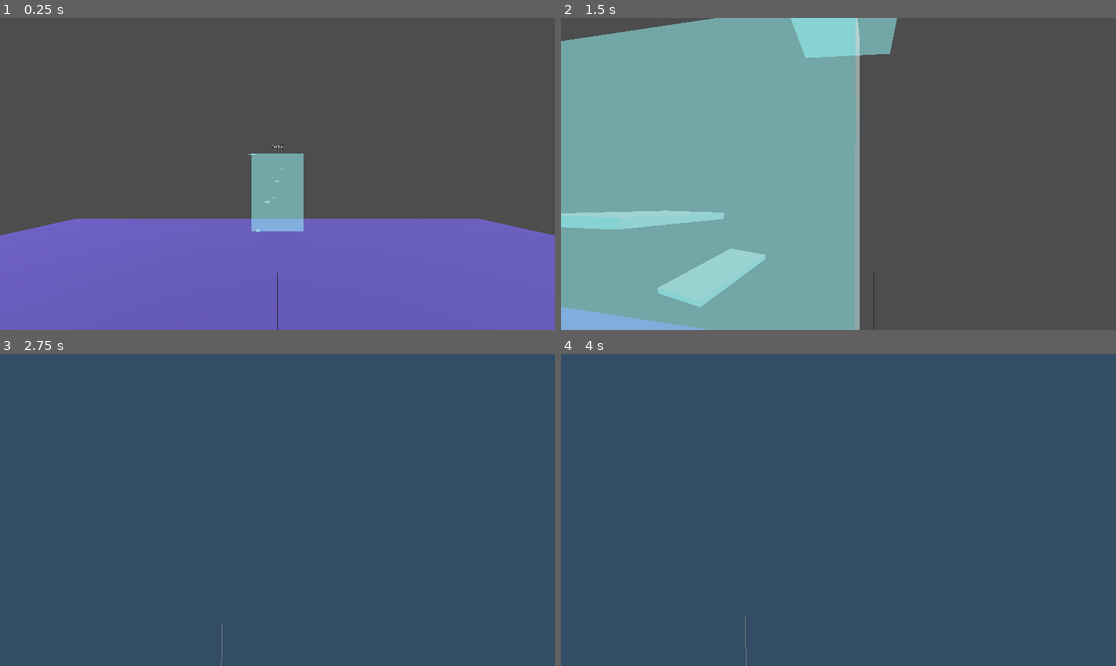
Above: before the commit, frames 1-4 (two rows, left to right).
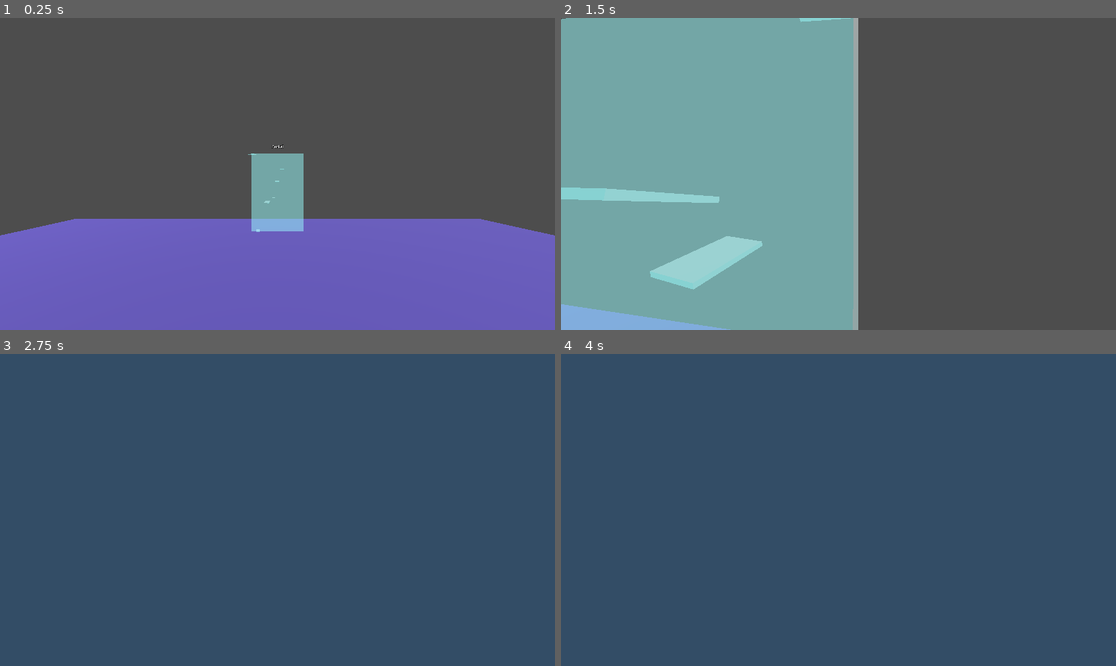
Above: after the commit, the same moments.

Repository: jvastola/GodotPhysicsRig
Game: Godot game, scene res://MainScene.tscn
The game is run twice, just before and just after one commit, with the same random seed, the same clock (stepped at 60 frames per second) and the same inputs.
Inputs (mouse positions are in pixels of both pictures, inside the frame that each line leads up to):
- Up to frame 1 (0.25 s): no input
- Up to frame 2 (1.5 s): move the mouse to (866, 174) at 0.52 s; hold Shift (sprint) 0.53-1.28 s; hold W (move_forward) from 0.53 s (still down); tap Space (jump) at 0.77 s; move the mouse to (810, 174) at 1.27 s; tap Shift (sprint) at 1.35 s
- Up to frame 3 (2.75 s): keep holding W (move_forward); tap Space (jump) at 1.52 s; move the mouse to (288, 503) at 2.02 s; hold Shift (sprint) from 2.03 s (still down)
- Up to frame 4 (4 s): keep holding W (move_forward); move the mouse to (832, 516) at 2.77 s; release Shift (sprint) at 2.78 s; tap Shift (sprint) at 2.85 s; tap Space (jump) at 3.02, 3.77 s; tap Enter at 3.5 s; move the mouse to (877, 513) at 3.52 s; hold Shift (sprint) from 3.53 s (still down)

The runs differ from the first frame. In frame 1, less than 0.1% of the frame differs, in the area x 49-51%, y 81-100%; in frame 2, 8.0%, in the area x 0-61%, y 0-100%; in frame 3, less than 0.1%; in frame 4, less than 0.1%.

Commit message:
Refactor watch compass functionality; enhance ray visibility controls and needle behavior based on player interaction

Diff:
--- a/XRPlayer.tscn
+++ b/XRPlayer.tscn
@@ -7,10 +7,13 @@
 [ext_resource type="Script" uid="uid://chk4ixs7ag67p" path="res://watch_compass.gd" id="5_watch"]
 [ext_resource type="Script" uid="uid://u2otyj4gjtl2" path="res://hand_pointer.gd" id="6_pointer"]
 
-[sub_resource type="SphereShape3D" id="SphereShape3D_csjsi"]
-radius = 0.3
-
-[sub_resource type="SphereMesh" id="SphereMesh_csjsi"]
+[sub_resource type="CapsuleShape3D" id="CapsuleShape3D_s7h6x"]
+radius = 0.2
+height = 0.5
+
+[sub_resource type="CapsuleMesh" id="CapsuleMesh_l588l"]
+radius = 0.435
+height = 1.0
 
 [sub_resource type="BoxMesh" id="BoxMesh_hand"]
 
@@ -54,19 +57,19 @@
 mass = 2.0
 
 [node name="CollisionShape3D" type="CollisionShape3D" parent="PlayerBody"]
-shape = SubResource("SphereShape3D_csjsi")
+shape = SubResource("CapsuleShape3D_s7h6x")
 
 [node name="MeshInstance3D" type="MeshInstance3D" parent="PlayerBody"]
 transform = Transform3D(0.5, 0, 0, 0, 0.5, 0, 0, 0, 0.5, 0, 0, 0)
-cast_shadow = 0
-mesh = SubResource("SphereMesh_csjsi")
+visible = false
+cast_shadow = 0
+mesh = SubResource("CapsuleMesh_l588l")
 
 [node name="XROrigin3D" type="XROrigin3D" parent="PlayerBody"]
 transform = Transform3D(0.997515, 0, 0, 0, 0.997515, 0, 0, 0, 0.997515, 0, -1.2, 0)
 script = ExtResource("2_xr_origin")
 
 [node name="XRCamera3D" type="XRCamera3D" parent="PlayerBody/XROrigin3D"]
-transform = Transform3D(1, 0, 0, 0, 1, 0, 0, 0, 1, 0, 1.659, 0)
 
 [node name="LeftController" type="XRController3D" parent="PlayerBody/XROrigin3D"]
 tracker = &"left_hand"
@@ -80,7 +83,7 @@
 transform = Transform3D(0.820421, -0.571759, 0, 0.571759, 0.820421, 0, 0, 0, 1, -0.0622383, 0.0441848, 0)
 script = ExtResource("5_watch")
 rotation_axis_local = Vector3(0, 1, 0)
-ray_length = 1
+ray_length = 1.0
 
 [node name="WatchFace" type="MeshInstance3D" parent="PlayerBody/XROrigin3D/LeftController/Watch"]
 cast_shadow = 0
@@ -88,6 +91,7 @@
 
 [node name="Needle" type="MeshInstance3D" parent="PlayerBody/XROrigin3D/LeftController/Watch"]
 transform = Transform3D(0.02, 0, 0, 0, 0.002, 0, 0, 0, 0.002, 0, 0.00955808, 0)
+visible = false
 cast_shadow = 0
 mesh = SubResource("BoxMesh_watch_needle")
 
@@ -105,7 +109,7 @@
 
 [node name="HandPointer" type="Node3D" parent="PlayerBody/XROrigin3D/LeftController"]
 script = ExtResource("6_pointer")
-ray_length = 3.5
+ray_length = 1.5
 
 [node name="PointerFace" type="MeshInstance3D" parent="PlayerBody/XROrigin3D/LeftController/HandPointer"]
 transform = Transform3D(1, 0, 0, 0, 1, 0, 0, 0, 1, 0, 0, -0.07)
@@ -133,7 +137,7 @@
 
 [node name="HandPointer" type="Node3D" parent="PlayerBody/XROrigin3D/RightController"]
 script = ExtResource("6_pointer")
-ray_length = 3.5
+ray_length = 1.5
 
 [node name="PointerFace" type="MeshInstance3D" parent="PlayerBody/XROrigin3D/RightController/HandPointer"]
 transform = Transform3D(1, 0, 0, 0, 1, 0, 0, 0, 1, 0, 0, -0.07)
--- a/watch_compass.gd
+++ b/watch_compass.gd
@@ -15,7 +15,12 @@
 @export var ray_visual_node_path: NodePath = "RayVisual"
 @export var ray_hit_node_path: NodePath = "RayHit"
 @export_range(0.0, 10.0, 0.1) var ray_length: float = 2.0
-@export var hide_needle_on_player_hit: bool = true
+@export var show_line: bool = true
+@export var show_hitpoint: bool = true
+
+# When true, the needle is enabled only while the ray hits the player; when
+# false the needle remains visible regardless of player hits.
+@export var needle_only_on_player_hit: bool = true
 @export var player_group: StringName = &"player"
 
 @onready var _needle: MeshInstance3D = get_node_or_null(needle_node_path) as MeshInstance3D
@@ -39,16 +44,25 @@
 		else:
 			_ray_mesh = ImmediateMesh.new()
 			_ray_visual.mesh = _ray_mesh
-		_ray_visual.visible = true
+		# Respect the show_line toggle
+		_ray_visual.visible = show_line
 	if _ray_hit_indicator:
 		_ray_hit_indicator.visible = false
+		# If hitpoint visuals are disabled, hide the node
+		if not show_hitpoint:
+			_ray_hit_indicator.visible = false
+
+	# Initialize needle visibility according to the toggle. If needle_only_on_player_hit
+	# is true, start hidden until the ray hits the player.
+	if _needle:
+		_needle.visible = not needle_only_on_player_hit
 
 func _process(delta: float) -> void:
 	# Always show the watch face and needle; update needle orientation every frame
 	if _watch_face:
 		_watch_face.visible = true
-	if _needle:
-		_needle.visible = true
+	# NOTE: needle visibility is controlled in _update_ray_visual() when
+	# `needle_only_on_player_hit` is enabled; do not force visibility here.
 
 	if not _needle:
 		return
@@ -117,27 +131,32 @@
 			hit_point = _raycast.get_collision_point()
 			hit_distance = start_global.distance_to(hit_point)
 			var collider := _raycast.get_collider()
-			if hide_needle_on_player_hit and collider is Node:
+			if collider is Node:
 				hit_player = (collider as Node).is_in_group(player_group)
 
 	if _ray_hit_indicator:
-		_ray_hit_indicator.visible = has_hit
-		if has_hit:
+		_ray_hit_indicator.visible = has_hit and show_hitpoint
+		if has_hit and show_hitpoint:
 			var hit_xform := _ray_hit_indicator.global_transform
 			hit_xform.origin = hit_point
+			# Keep the hit indicator flat to the world by default
 			hit_xform.basis = Basis.IDENTITY
 			_ray_hit_indicator.global_transform = hit_xform
 
-	if hide_needle_on_player_hit and _needle:
-		_needle.visible = not hit_player
+	# Needle visibility: enable when the ray hits the player if the toggle is set,
+	# otherwise keep the needle visible normally.
+	if _needle:
+		if needle_only_on_player_hit:
+			_needle.visible = hit_player
+		else:
+			_needle.visible = true
 
 	if _ray_visual:
 		_ray_visual.global_transform = global_transform
-
-	if _ray_mesh:
-		var local_end := axis_local * hit_distance
-		_ray_mesh.clear_surfaces()
-		_ray_mesh.surface_begin(Mesh.PRIMITIVE_LINES)
-		_ray_mesh.surface_add_vertex(Vector3.ZERO)
-		_ray_mesh.surface_add_vertex(local_end)
-		_ray_mesh.surface_end()
+		if _ray_mesh and show_line:
+			var local_end := axis_local * hit_distance
+			_ray_mesh.clear_surfaces()
+			_ray_mesh.surface_begin(Mesh.PRIMITIVE_LINES)
+			_ray_mesh.surface_add_vertex(Vector3.ZERO)
+			_ray_mesh.surface_add_vertex(local_end)
+			_ray_mesh.surface_end()
